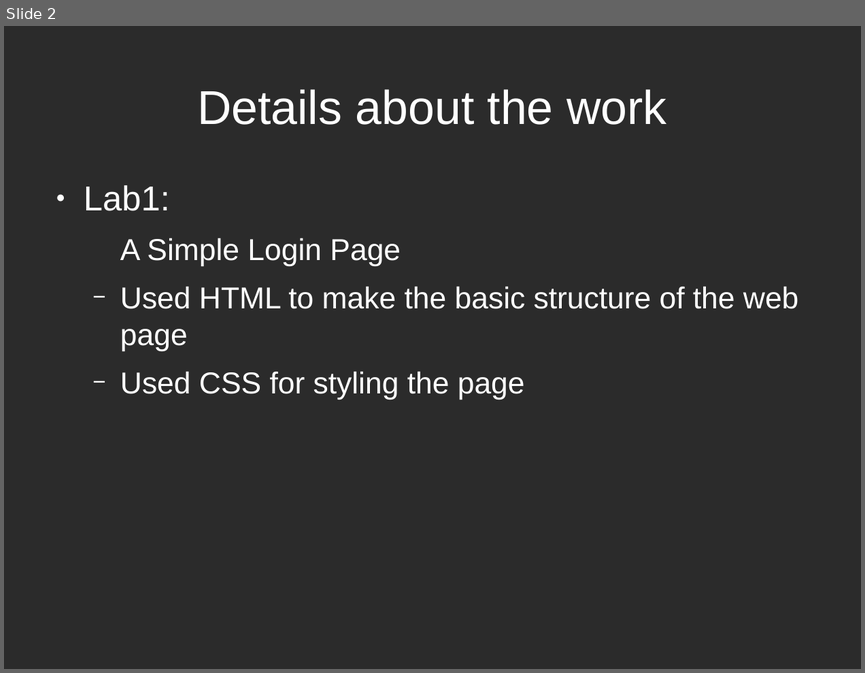
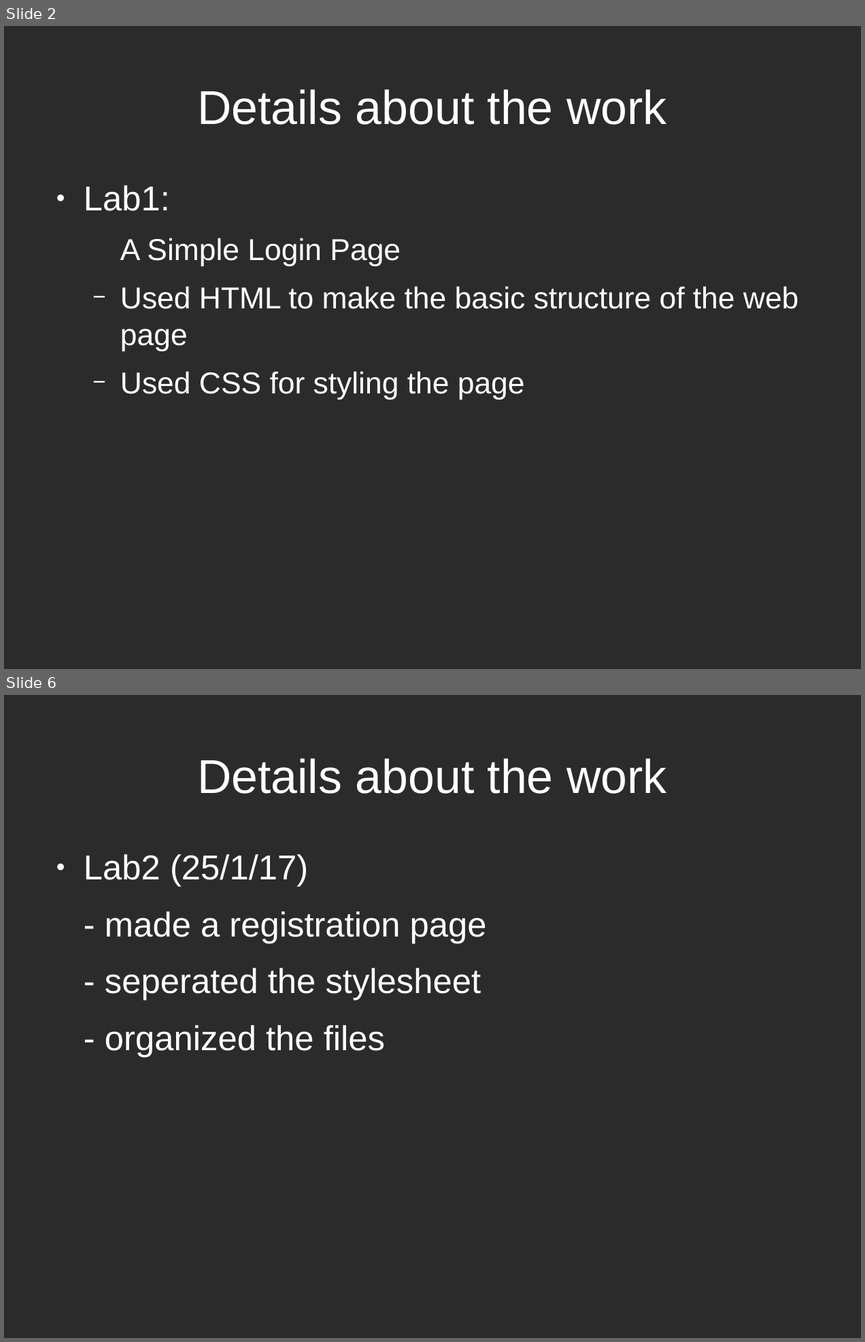
Before and after one commit to hiamandeep/it_lab_web_tech, a slide deck: ppt/lab1.odp. Shown one above the other, each under a label of ours: slide 2 before the commit, slides 2 and 6 after it; the slides between them are not shown. The pictures are 865x673 and 865x1342 pixels, drawn with LibreOffice and Linux fonts; fonts in the diff are those of the drawing; background and template pictures are left out; a plain dark background stands for a picture behind light text. Boxes give left, top, right and bottom in pixels: in the first picture for what was removed or moved away, otherwise in the second. Text is boxed around its words. In the diff, an @@ line names an element or a change of style, - is before the commit and + after.

```diff
--- a/ppt/lab1.odp
+++ b/ppt/lab1.odp
@@ slide 6 added at box(4, 695, 861, 1338), background picture (left out) @@
@@ title added at box(197, 758, 666, 794), 44 pt, text #FFFFFF @@
+Details about the work
@@ text added at box(84, 854, 487, 1057), 32 pt, text #FFFFFF @@
+● Lab2 (25/1/17)
+- made a registration page
+- seperated the stylesheet
+- organized the files
```
Also in this commit, not shown: 32 other slides added, 43 other files.
